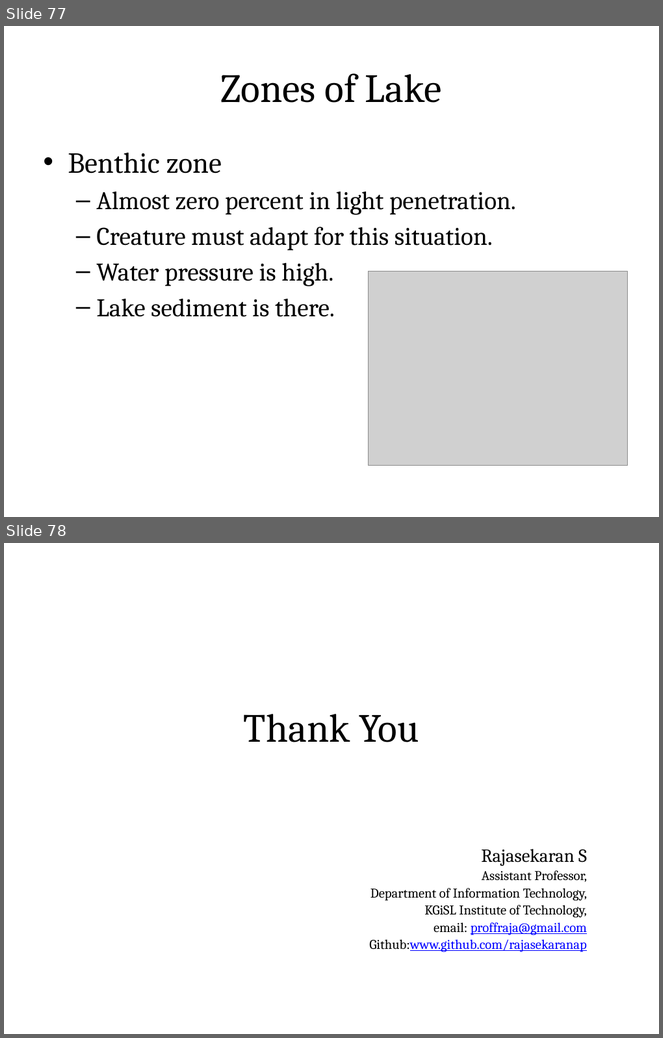
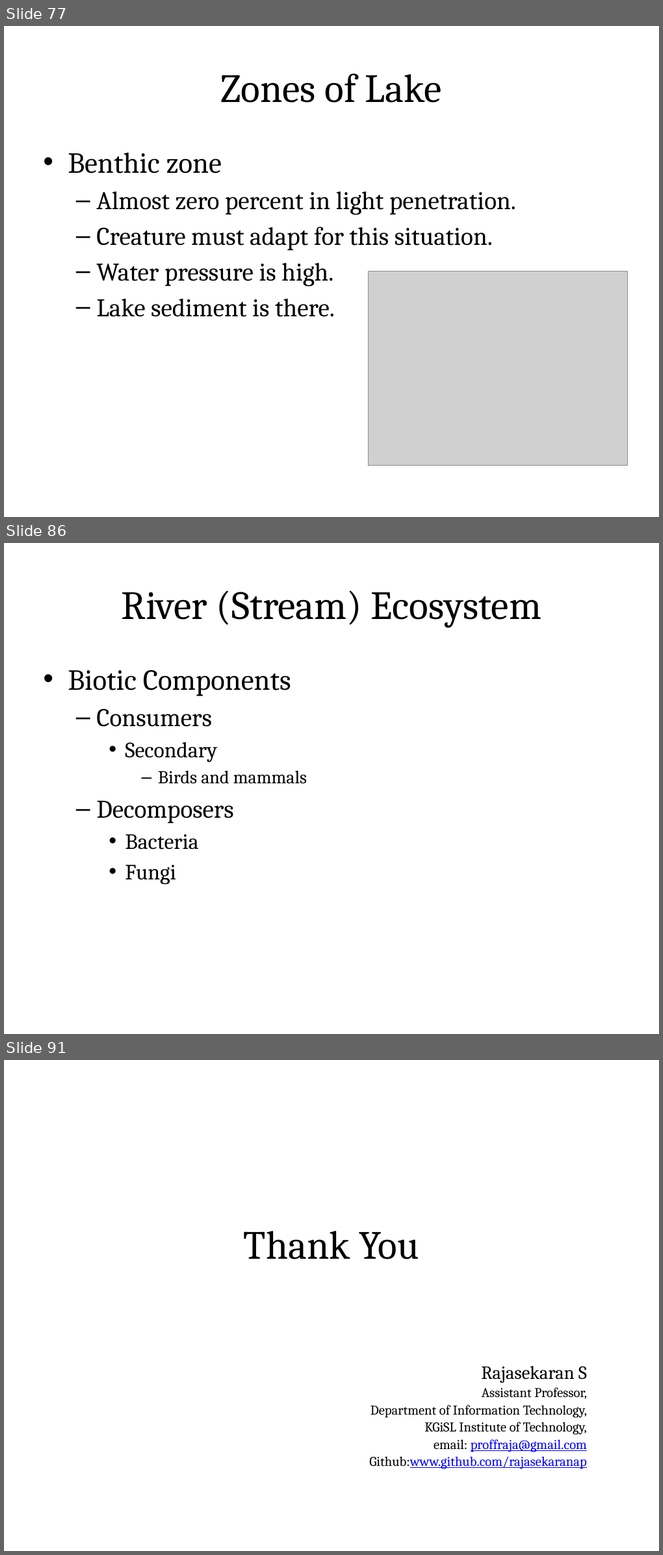
Before and after one commit to rajasekaran36/GE8291-Environmental-Science-and-Engineering, a slide deck: Slides/GE8291-U1.pptx. Shown one above the other, each under a label of ours: slides 77 and 78 before the commit, slides 77, 86 and 91 after it; the slides between them are not shown. The pictures are 663x1038 and 663x1555 pixels, drawn with LibreOffice and Linux fonts; fonts in the diff are those of the drawing; grey boxes stand for pictures. Boxes give left, top, right and bottom in pixels: in the first picture for what was removed or moved away, otherwise in the second. Text is boxed around its words. In the diff, an @@ line names an element or a change of style, - is before the commit and + after.

```diff
--- a/Slides/GE8291-U1.pptx
+++ b/Slides/GE8291-U1.pptx
@@ slide 86 added at <box>4,543,659,1034</box>, background #FFFFFF @@
@@ title added at <box>36,563,627,644</box>, fill gradient #DAFDA7 to #E4FCC2 to #F5FFE7, outline #98B955 0.75 pt, 44 pt, text #000000 @@
+River (Stream) Ecosystem
@@ text added at <box>68,670,307,885</box>, 24 pt, text #000000 @@
+• Biotic Components
+  – Consumers
+    • Secondary
+      – Birds and mammals
+  – Decomposers
+    • Bacteria
+    • Fungi
@@ what was slide 78 is now slide 91 @@
```
Also in this commit, not shown: 12 other slides added, 1 other file.
